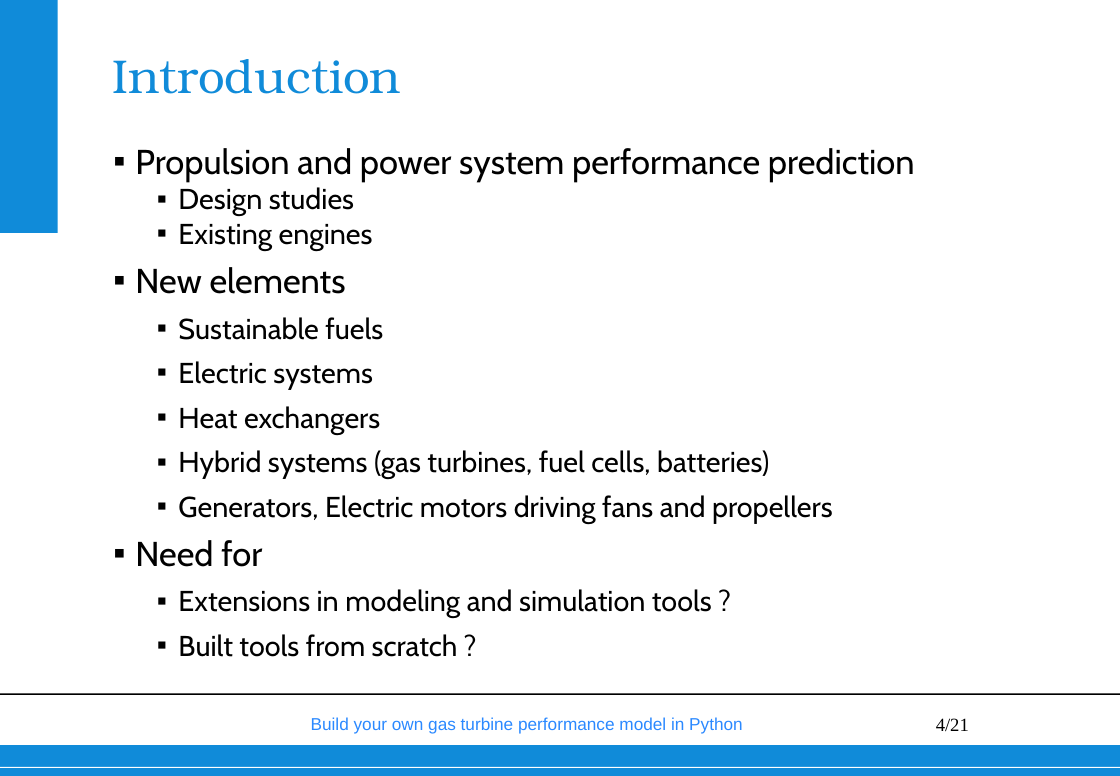
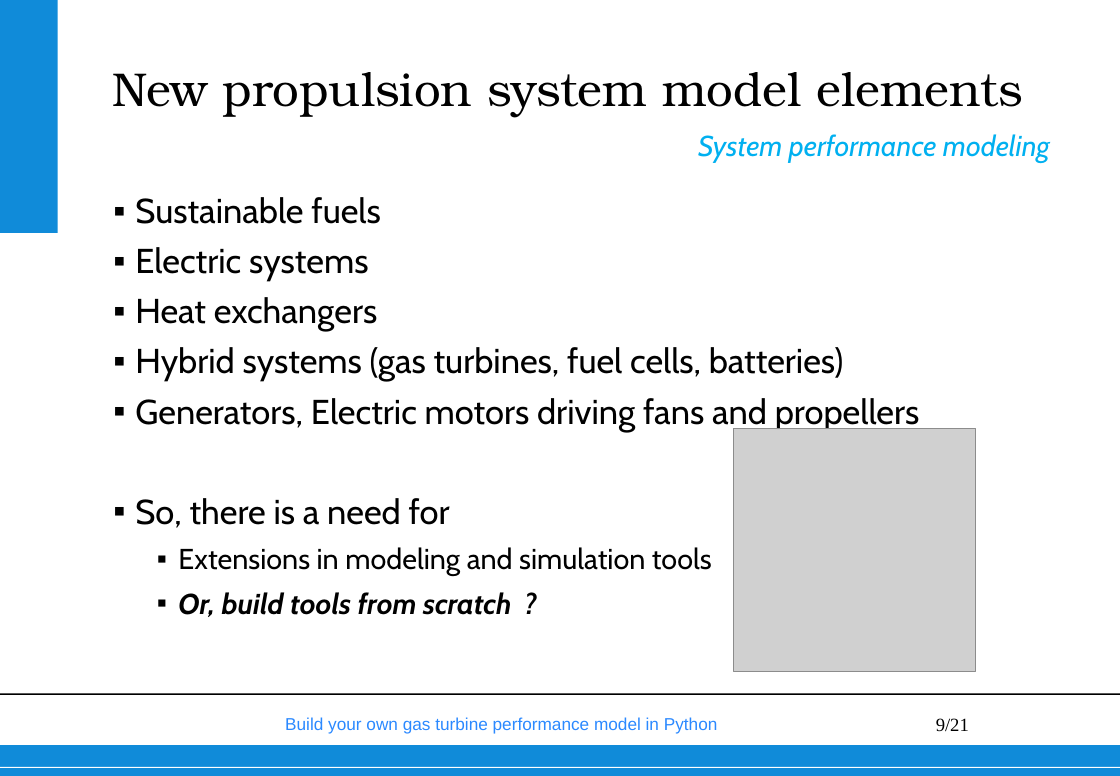
Before and after one commit to wvisser1958/GSPy, a slide deck: slide 9 of doc/Build your own gas turbine performance model from scratch.pptx (slide 4 before the commit). Drawn at 1120x776 pixels with LibreOffice and Linux fonts; fonts in the diff are those of the drawing; grey boxes stand for pictures; background and template pictures are left out. Boxes give left, top, right and bottom in pixels: in the first picture for what was removed or moved away, otherwise in the second. Text is boxed around its words. In the diff, an @@ line names an element or a change of style, - is before the commit and + after.

```diff
--- a/doc/Build your own gas turbine performance model from scratch.pptx
+++ b/doc/Build your own gas turbine performance model from scratch.pptx
@@ title removed at (112, 59, 401, 94) @@
-Introduction
@@ title added at (112, 72, 1024, 117), 33 pt, text #000000 @@
+New propulsion system model elements
@@ text at (135, 148, 915, 294): paragraphs removed @@
-▪ Propulsion and power system performance prediction
-  ▪ Design studies
-  ▪ Existing engines
-▪ New elements
@@ text added at (698, 134, 1050, 162), 20 pt, text #00B0F0, italic @@
+System performance modeling
@@ text "Sustainable fuels": place and size @@
-text "Sustainable fuels" at (135, 148, 915, 618)
+text "Sustainable fuels" at (135, 197, 920, 617)
@@ text at (135, 197, 920, 432): size 20 to 24 pt in "Sustainable fuels", "Electric systems", "Heat exchangers", "Hybrid systems (gas turbines, fuel cells, batteries)" and 1 more places; list level 2 to 1 in "Sustainable fuels"; line spacing 25pt to 1; list level 2 to 1 in "Electric systems"; list level 2 to 1 in "Heat exchangers"; list level 2 to 1 in "Hybrid systems (gas turbines, fuel ..."; list level 2 to 1 in "Generators, Electric motors driving fans ..." @@
@@ picture added at (733, 428, 976, 671) @@
@@ text at (135, 498, 712, 617): text changed @@
-▪ Need for
-  ▪ Extensions in modeling and simulation tools ?
-  ▪ Built tools from scratch ?
+▪ So, there is a need for
+  ▪ Extensions in modeling and simulation tools
+  ▪ Or, build tools from scratch ?
@@ text "Build your own gas turbine ...": place and size @@
-text "Build your own gas turbine ..." at (311, 717, 743, 734)
+text "Build your own gas turbine ..." at (285, 717, 718, 734)
@@ page number at (936, 718, 969, 732): text changed @@
-4/21
+9/21
```
Also in this commit, not shown: 54 other slides changed, 2 slides added, 1 slide removed, 1 other file.
